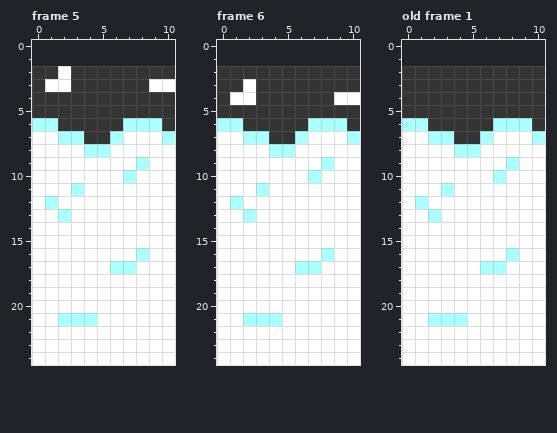
Edited in one commit: pixel-art file (Source/images/ega/refactored/Snow_C.ase). The picture above was drawn from the file before the commit.
11x23 pixels, 6 frames. Shown: frame 5, frame 6, old frame 1. The old version is drawn lined up with the new one, on the new canvas. The commit also changed other frames, which this record leaves out.
Now the later version:
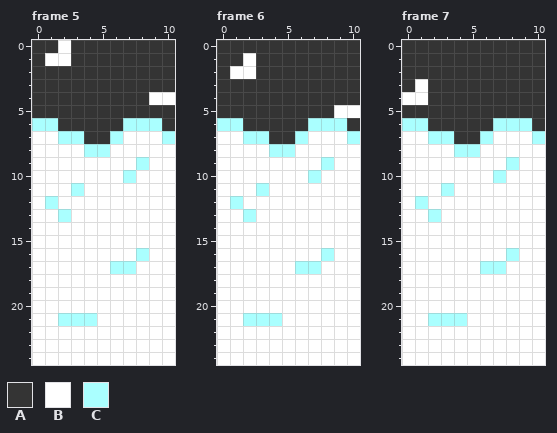
Palette (. is transparent): A #343434  B #ffffff  C #aaffff
A new or re-ordered frame is compared with the old frame closest to it.
Difference:
canvas 11x23 -> 11x25, the old top-left corner now at 0,2
frames 6 -> 7
Frame 5:
The author put colour A in row 0 at x 0 to 1 and 3 to 10; in row 1 at x 0 and 3 to 10.
Colour B becomes colour A in row 2 at x 2; in row 3 at x 1 to 2 and 9 to 10.
The author put colour B in row 0 at x 2; in row 1 at x 1 to 2.
Colour A becomes colour B in row 4 at x 9 to 10.
Frame 6:
The author put colour A in row 0 at x 0 to 10; in row 1 at x 0 to 1 and 3 to 10.
Colour B becomes colour A in row 3 at x 2; in row 4 at x 1 to 2 and 9 to 10.
The author put colour B in row 1 at x 2.
Colour A becomes colour B in row 2 at x 1 to 2; in row 5 at x 9 to 10.
Frame 7 is new; against old frame 1:
The author put colour A in rows 0 to 1 at x 0 to 10.
Colour A becomes colour B in row 3 at x 1; in row 4 at x 0 to 1.
Pixel boxes of the changes (left, top, right, bottom) in both pictures:
changed: (32, 40, 175, 105)
changed: (217, 40, 360, 118)
changed: (402, 40, 545, 105)
